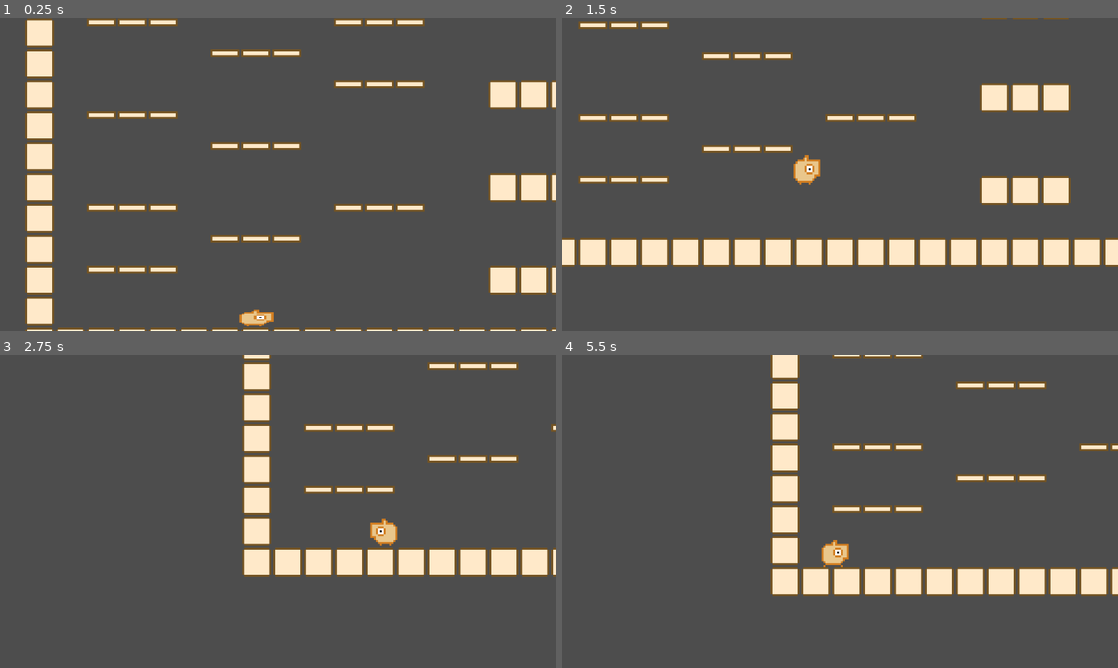
Above: before the commit, frames 1-4 (two rows, left to right).
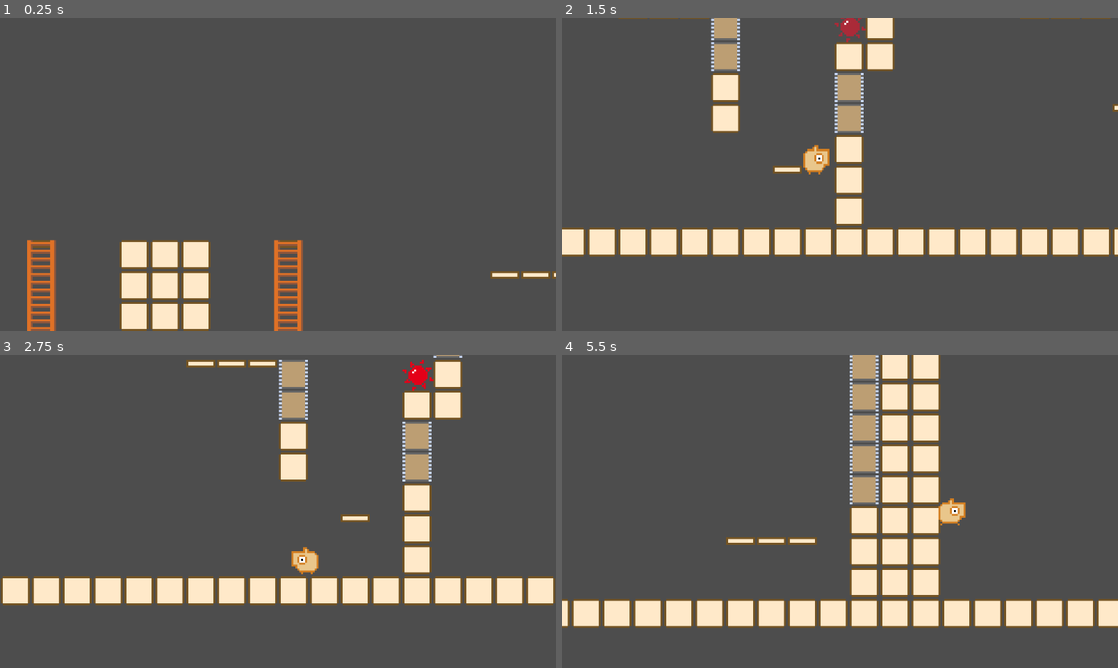
Above: after the commit, the same moments.

Repository: syun77/gd_inovania
Game: Godot game, scene res://Main.tscn
The game is run twice, just before and just after one commit, with the same random seed, the same clock (stepped at 60 frames per second) and the same inputs.
Inputs (mouse positions are in pixels of both pictures, inside the frame that each line leads up to):
- Up to frame 1 (0.25 s): no input
- Up to frame 2 (1.5 s): move the mouse to (962, 158) at 0.52 s; hold Space (action) 0.53-1.28 s; hold Right (ui_right) from 0.53 s (still down); tap Up (ui_up) at 0.77 s; move the mouse to (728, 190) at 1.27 s; tap Space (action) at 1.35 s
- Up to frame 3 (2.75 s): tap Up (ui_up) at 1.52 s; move the mouse to (333, 442) at 2.02 s; release Right (ui_right) at 2.03 s; hold Left (ui_left) from 2.03 s (still down); hold Space (action) from 2.03 s (still down); tap Shift (special) at 2.1 s
- Up to frame 4 (5.5 s): move the mouse to (812, 574) at 2.77 s; release Left (ui_left) at 2.78 s; release Space (action) at 2.78 s; hold Right (ui_right) 2.78-4.28 s; tap Space (action) at 2.85, 4.55 s; tap Up (ui_up) at 3.02, 3.77, 4.52 s; move the mouse to (1006, 558) at 3.52 s; hold Space (action) 3.53-4.28 s; tap R (reset) at 4.15 s; move the mouse to (673, 464) at 4.27 s; hold Left (ui_left) 4.28-5.03 s; tap Shift (special) at 4.35 s; move the mouse to (867, 511) at 5.02 s; hold Right (ui_right) from 5.03 s (still down); hold Space (action) from 5.03 s (still down)

The runs differ from the first frame. In frame 1, 18% of the frame differs, in the area x 4-100%, y 0-100%; in frame 2, 20%; in frame 3, 24%; in frame 4, 28%, in the area x 0-100%, y 0-88%.

Commit message:
タイルコリジョン調整

Diff:
--- a/gd_inovania/Main.tscn
+++ b/gd_inovania/Main.tscn
@@ -14,13 +14,13 @@
 tile_set = ExtResource("1_siuqx")
 format = 2
 layer_0/name = "BackGround"
-layer_0/tile_data = PackedInt32Array(0, 65536, 0, 1, 65536,  …(9923 unchanged characters)…  0, 589928, 655360, 0, 589939, 393216, 5, 327730, 262144, 0)
+layer_0/tile_data = PackedInt32Array(0, 65536, 0, 1, 65536,  …(9923 unchanged characters)…  0, 589928, 655360, 0, 589939, 393216, 5)
 
 [node name="MainLayer" type="CanvasLayer" parent="."]
 follow_viewport_enabled = true
 
 [node name="Player" parent="MainLayer" instance=ExtResource("2_cqxvx")]
-position = Vector2(480, 824)
+position = Vector2(4168, 800)
 
 [node name="ParticleLayer" type="CanvasLayer" parent="."]
 follow_viewport_enabled = true
--- a/gd_inovania/assets/tiles/tile_set.tres
+++ b/gd_inovania/assets/tiles/tile_set.tres
@@ -17,7 +17,7 @@
 1:0/0 = 0
 1:0/0/physics_layer_0/linear_velocity = Vector2(0, 0)
 1:0/0/physics_layer_0/angular_velocity = 0.0
-1:0/0/physics_layer_0/polygon_0/points = PackedVector2Array(-32, -32, 32, -32, 32, 32, -32, 32)
+1:0/0/physics_layer_0/polygon_0/points = PackedVector2Array(-32, -32, 28, -32, 28, 28, -32, 28)
 1:0/0/physics_layer_1/linear_velocity = Vector2(0, 0)
 1:0/0/physics_layer_1/angular_velocity = 0.0
 1:0/0/physics_layer_2/linear_velocity = Vector2(0, 0)
@@ -51,7 +51,7 @@
 4:0/0/physics_layer_2/angular_velocity = 0.0
 4:0/0/physics_layer_3/linear_velocity = Vector2(0, 0)
 4:0/0/physics_layer_3/angular_velocity = 0.0
-4:0/0/physics_layer_3/polygon_0/points = PackedVector2Array(-32, -32, 27.75, -32, 27.875, -16.75, -32, -16.625)
+4:0/0/physics_layer_3/polygon_0/points = PackedVector2Array(-32, -32, 28, -32, 28, -16, -32, -16)
 4:0/0/physics_layer_3/polygon_0/one_way = true
 5:0/0 = 0
 5:0/0/physics_layer_0/linear_velocity = Vector2(0, 0)
@@ -359,7 +359,7 @@
 10:0/0/physics_layer_1/angular_velocity = 0.0
 10:0/0/physics_layer_2/linear_velocity = Vector2(0, 0)
 10:0/0/physics_layer_2/angular_velocity = 0.0
-10:0/0/physics_layer_2/polygon_0/points = PackedVector2Array(-31.5625, -33.5, 27.6875, -32, 28.0625, 27.875, -32, 27.875)
+10:0/0/physics_layer_2/polygon_0/points = PackedVector2Array(-32, -32, 28, -32, 28, 28, -32, 28)
 10:0/0/physics_layer_3/linear_velocity = Vector2(0, 0)
 10:0/0/physics_layer_3/angular_velocity = 0.0
 10:0/0/custom_data_0 = 6
@@ -378,7 +378,7 @@
 12:0/0/physics_layer_0/angular_velocity = 0.0
 12:0/0/physics_layer_1/linear_velocity = Vector2(0, 0)
 12:0/0/physics_layer_1/angular_velocity = 0.0
-12:0/0/physics_layer_1/polygon_0/points = PackedVector2Array(-32, -32, 28.3125, -32, 28.125, 28.375, -32, 28.75)
+12:0/0/physics_layer_1/polygon_0/points = PackedVector2Array(-32, -32, 28, -32, 28, 28, -32, 28)
 12:0/0/physics_layer_2/linear_velocity = Vector2(0, 0)
 12:0/0/physics_layer_2/angular_velocity = 0.0
 12:0/0/physics_layer_3/linear_velocity = Vector2(0, 0)
--- a/gd_inovania/src/player/Player.gd
+++ b/gd_inovania/src/player/Player.gd
@@ -131,6 +131,7 @@
 
 	# デバッグ用更新.
 	#_update_debug()
+	queue_redraw()
 
 ## はしご接触数のカウント
 func increase_ladder_count() -> void:
@@ -347,7 +348,7 @@
 	if is_wall_jump:
 		# 壁ジャンプは壁と反対側に移動させないと吸着してしまう.
 		var dir = get_wall_normal().x
-		_update_horizontal_moving(false, dir, 10.0)
+		_update_horizontal_moving(false, dir, 15.0)
 		if Input.is_action_pressed("ui_down"):
 			# 下押しながらの場合はY方向への移動はしない.
 			velocity.y = 0
@@ -652,10 +653,12 @@
 		var n = get_wall_normal() * -1 # 法線の逆.
 		# 前方1マスを調べる.
 		var center = center_position
+		print("center:", center)
 		var pos = Vector2()
 		pos.x = center.x + (n.x * Map.get_tile_size())
 		pos.y = center.y + up_down + (dir * CLIMB_WALL_MARGIN)
 		var grid_pos = Map.world_to_grid(pos)
+		print("grid_pos:", grid_pos, " > ", Map.get_tile_collision_polygons_count(grid_pos, Map.eTileLayer.GROUND))
 		if Map.get_tile_collision_polygons_count(grid_pos, Map.eTileLayer.GROUND) > 0:
 			# 壁がある.
 			var type = Map.get_floor_type(pos)
@@ -665,6 +668,9 @@
 			else:
 				# それ以外は移動不可.
 				return false
+		elif dir > 0:
+			# 下に何もない場合は移動不可.
+			return false
 	return true
 
 ## 重力の影響を受ける移動状態かどうか.
